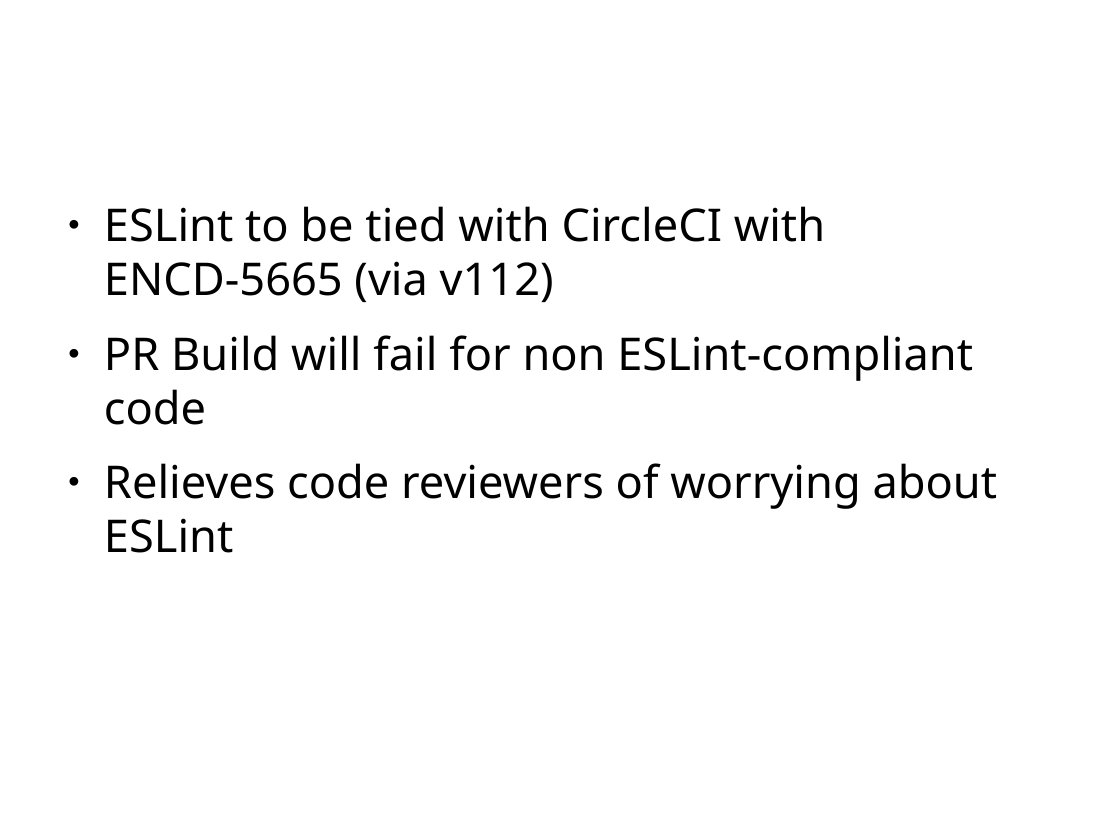
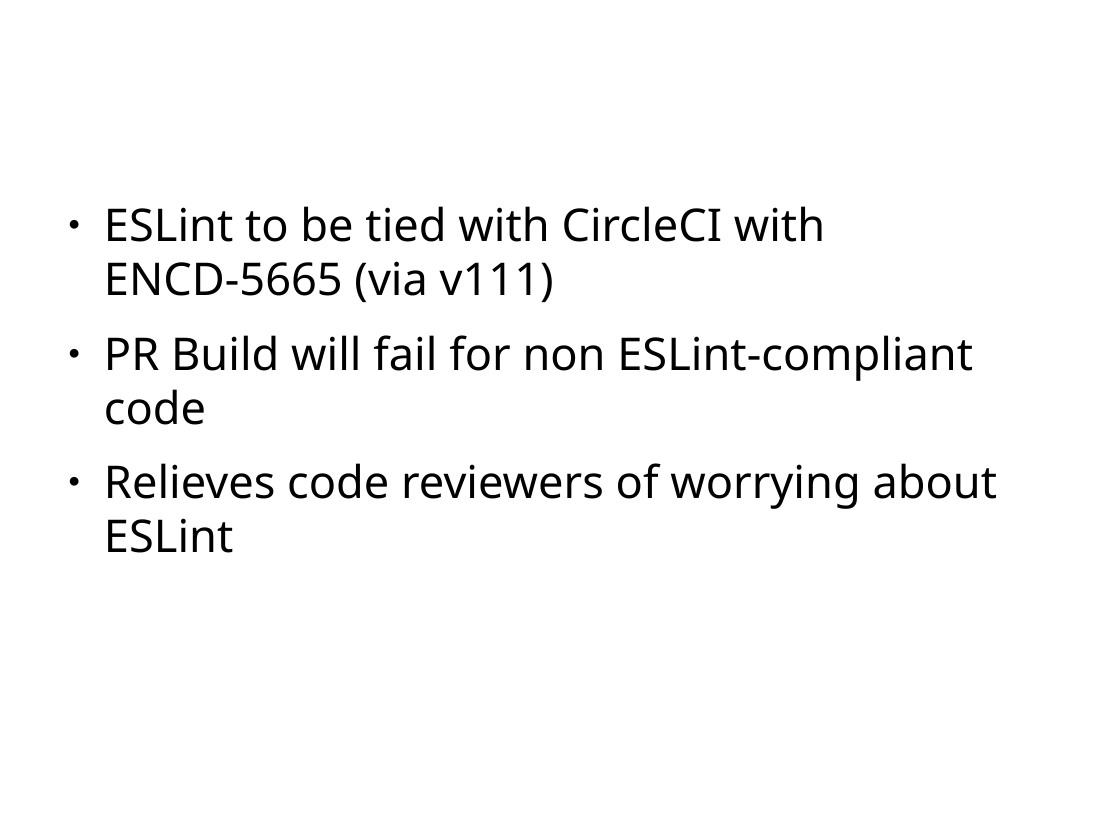
Before and after one commit to zoldello/eslint-for-beginners, a slide deck: slide 5 of eslint-talk.pptx. Drawn at 1120x840 pixels with LibreOffice and Linux fonts; fonts in the diff are those of the drawing; background and template pictures are left out. Boxes give left, top, right and bottom in pixels: in the first picture for what was removed or moved away, otherwise in the second. Text is boxed around its words. In the diff, an @@ line names an element or a change of style, - is before the commit and + after.

```diff
--- a/eslint-talk.pptx
+++ b/eslint-talk.pptx
@@ text at (104,206,825,302): text changed @@
-● ESLint to be tied with CircleCI with ENCD-5665 (via v112)
+● ESLint to be tied with CircleCI with ENCD-5665 (via v111)
```
Also in this commit, not shown: 6 other slides changed.
